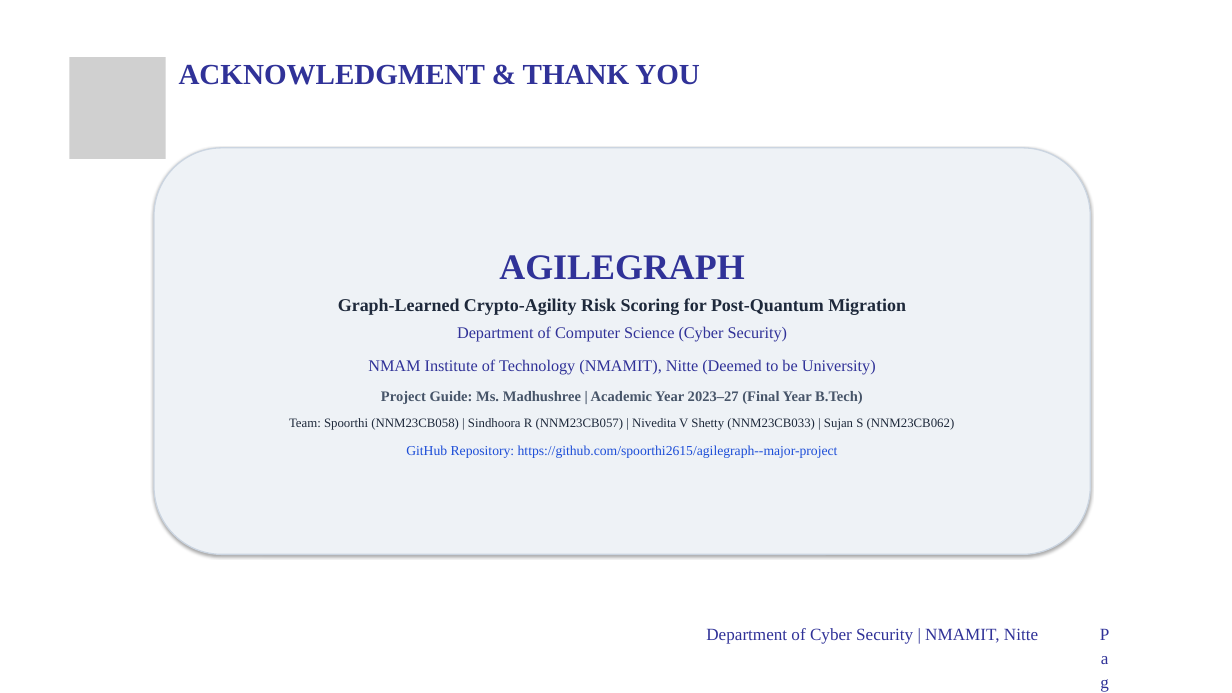
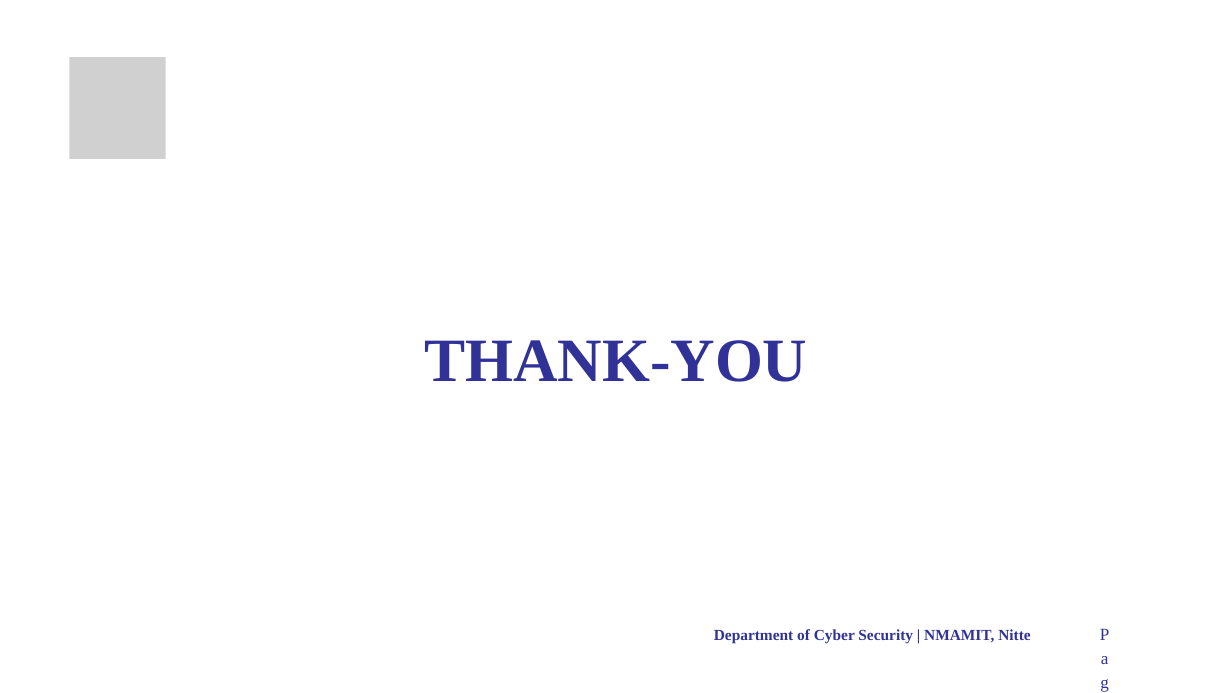
Before and after one commit to spoorthi2615/agilegraph--major-project, a slide deck: slide 20 of docs/major project phase-2.pptx. Drawn at 1232x693 pixels with LibreOffice and Linux fonts; fonts in the diff are those of the drawing; grey boxes stand for pictures; background and template pictures are left out. Boxes give left, top, right and bottom in pixels: in the first picture for what was removed or moved away, otherwise in the second. Text is boxed around its words. In the diff, an @@ line names an element or a change of style, - is before the commit and + after.

Commit message:
docs: strictly restore official NMAMIT presentation template format, native shapes, and exact slide titles

```diff
--- a/docs/major project phase-2.pptx
+++ b/docs/major project phase-2.pptx
@@ rounded rectangle removed at (x1=154, y1=148, x2=1090, y2=554) @@
-AGILEGRAPH
-Graph-Learned Crypto-Agility Risk Scoring for Post-Quantum Migration
-Department of Computer Science (Cyber Security)
-NMAM Institute of Technology (NMAMIT), Nitte (Deemed to be University)
-Project Guide: Ms. Madhushree | Academic Year 2023–27 (Final Year B.Tech)
-Team: Spoorthi (NNM23CB058) | Sindhoora R (NNM23CB057) | Nivedita V Shetty (NNM23CB033) | Sujan S (NNM23CB062)
-GitHub Repository: https://github.com/spoorthi2615/agilegraph--major-project
@@ text at (x1=424, y1=340, x2=807, y2=382): text changed; size 34 to 72 pt @@
-ACKNOWLEDGMENT & THANK YOU
+THANK-YOU
@@ text "Department of Cyber Security | ..." at (x1=714, y1=629, x2=1030, y2=644): size 20 to 18 pt, bold on @@
```
Also in this commit, not shown: 16 other slides changed, 4 slides added, 4 slides removed, 1 other file.
